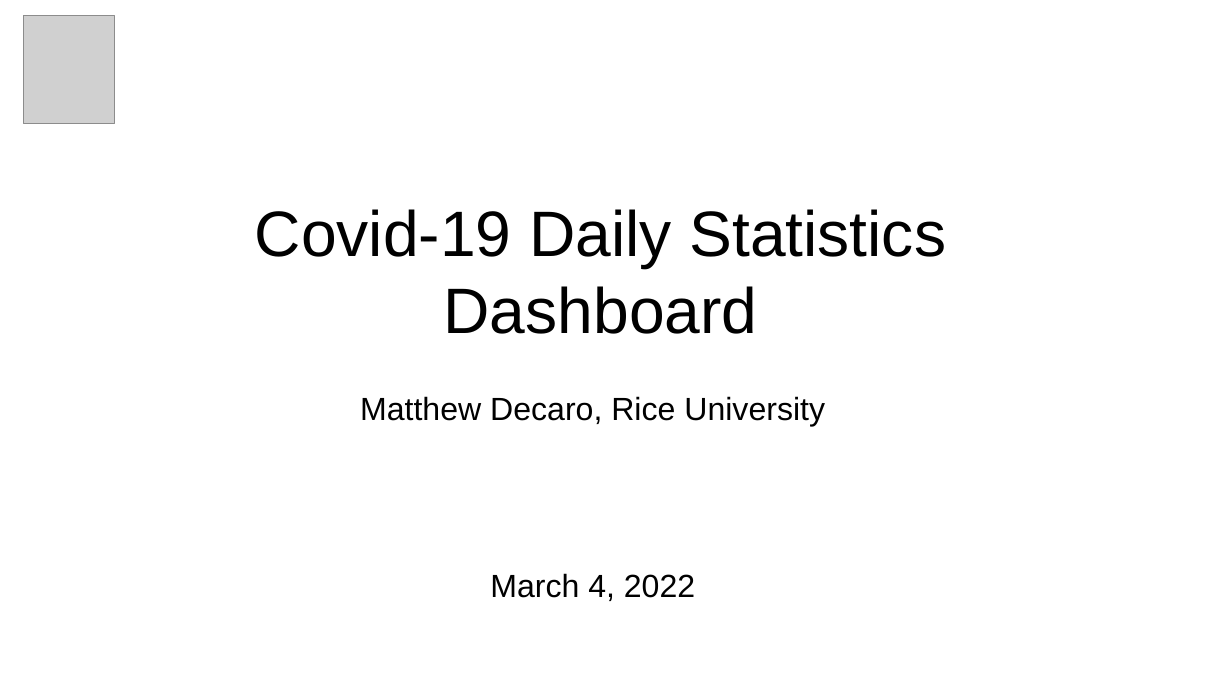
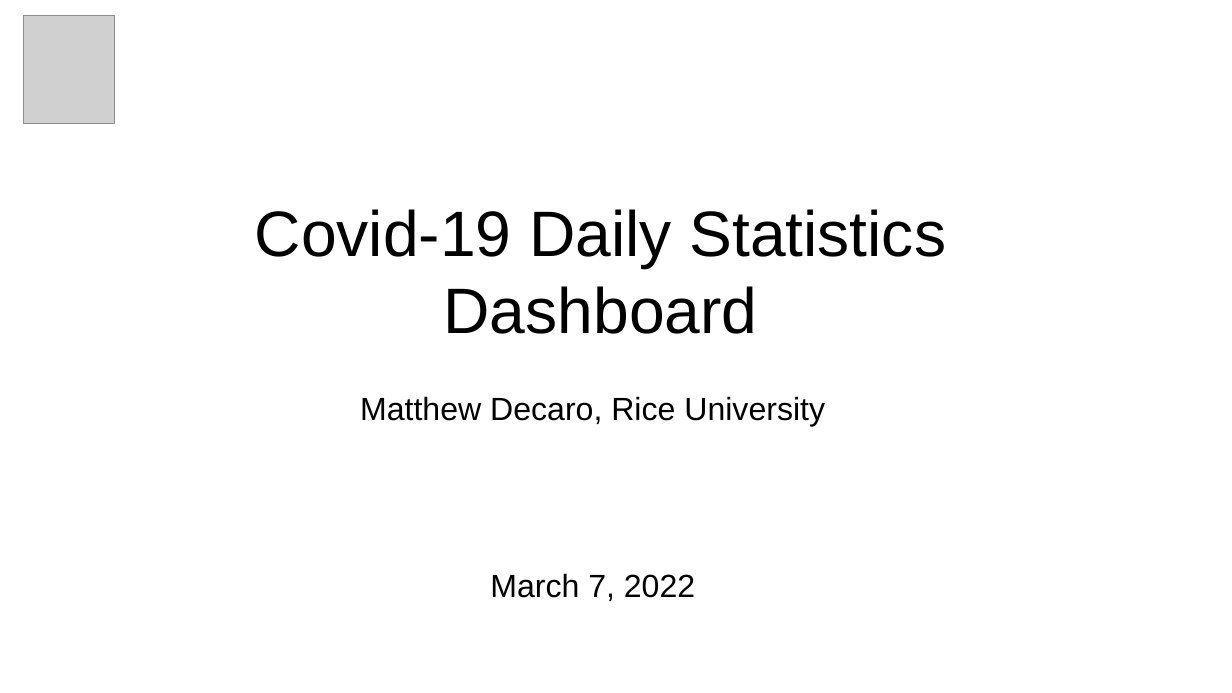
Before and after one commit to msdec321/DataAnalysisWorkbooks, a slide deck: slide 1 of Covid19/Covid19_dashboard.pptx. Drawn at 1232x693 pixels with LibreOffice and Linux fonts; fonts in the diff are those of the drawing; grey boxes stand for pictures. Boxes give left, top, right and bottom in pixels: in the first picture for what was removed or moved away, otherwise in the second. Text is boxed around its words. In the diff, an @@ line names an element or a change of style, - is before the commit and + after.

Commit message:
Updated pptx dashboard

```diff
--- a/Covid19/Covid19_dashboard.pptx
+++ b/Covid19/Covid19_dashboard.pptx
@@ text at [490, 573, 695, 601]: text changed @@
-March 4, 2022
+March 7, 2022
```
